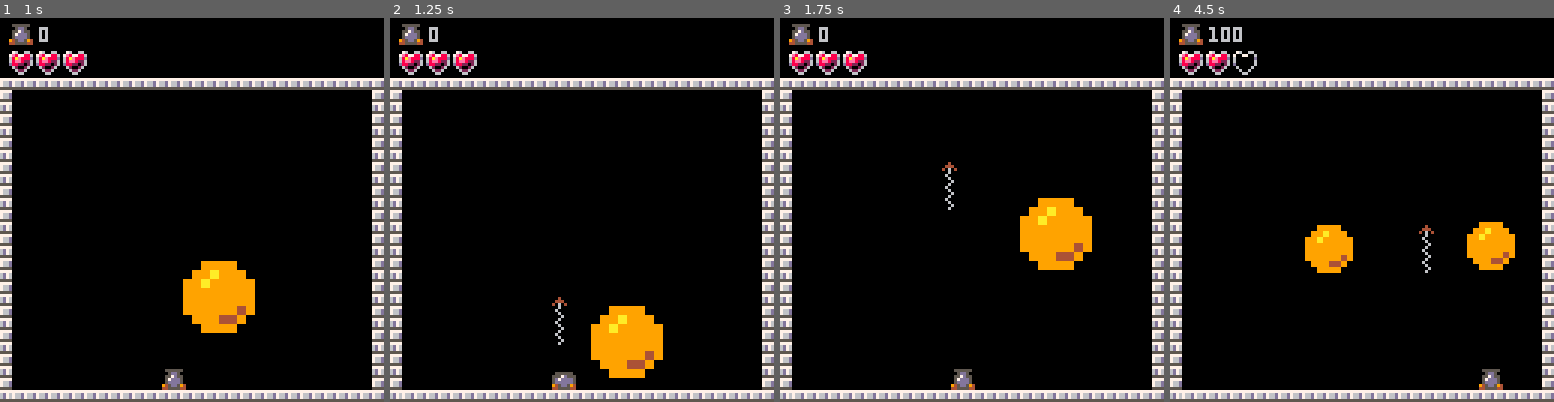
Above: before the commit, frames 1-4 (left to right).
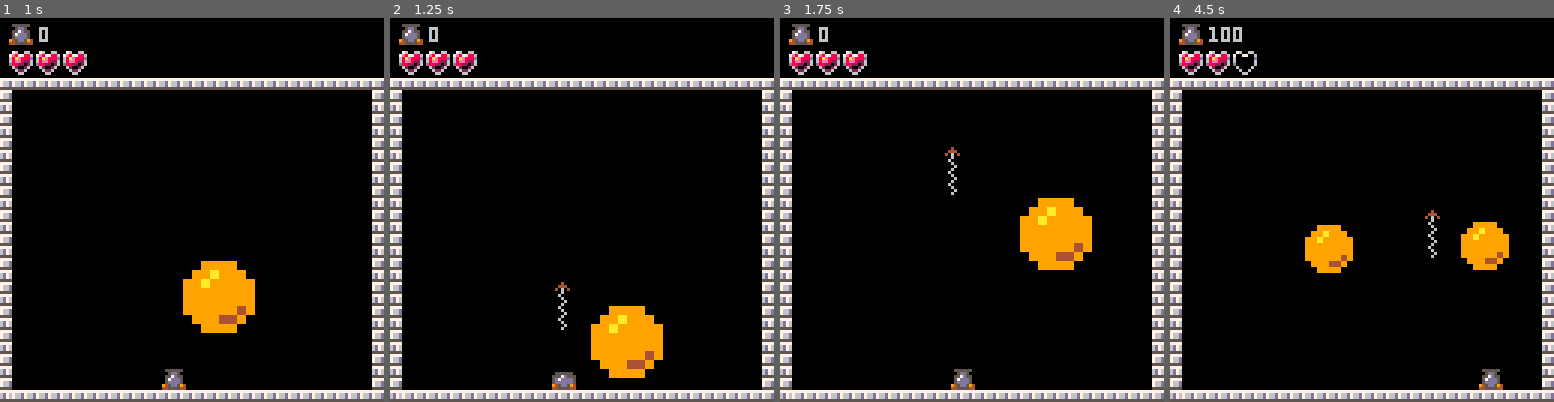
Above: after the commit, the same moments.

Repository: ferlores/pico-8.exp
Game: PICO-8 cartridge pang.p8
Same seed, same stepped clock (60 frames per second), same inputs: the game is played once before the commit and once after it.
Inputs:
- Up to frame 1 (1 s): tap X (X key) at 0.33 s
- Up to frame 2 (1.25 s): tap X (X key) at 1.07 s
- Up to frame 3 (1.75 s): hold Right from 1.6 s (still down)
- Up to frame 4 (4.5 s): tap X (X key) at 1.85, 2.97, 4.08 s; release Right at 2.1 s; hold Right 2.47-3.03 s; hold Left 3.08-3.58 s; hold Right from 4.02 s (still down)

Frame 1 is identical in both runs. In frame 2, 0.2% of the frame differs, in the area x 42-47%, y 68-86%; in frame 3, 0.2%; in frame 4, 0.8%, in the area x 64-90%, y 50-67%.

Commit message:
bullet shoots from the middle of the player

Diff:
--- a/pang.p8
+++ b/pang.p8
@@ -132,7 +132,7 @@
 
 -->8
 -- bullets
-max_bullets = 2
+max_bullets = 1
 bullets = {}
 weapons = {
     [1] =  {
@@ -154,8 +154,8 @@
 
     local w = weapons[p.weapon]
     add(bullets, {
-        x = p.x,
-        y = p.y - player_height,
+        x = p.x + player_width/2 - w.w/2,
+        y = p.y - player_height - 5,
         dx = w.dx,
         dy = w.dy,
         tp = p.weapon,
